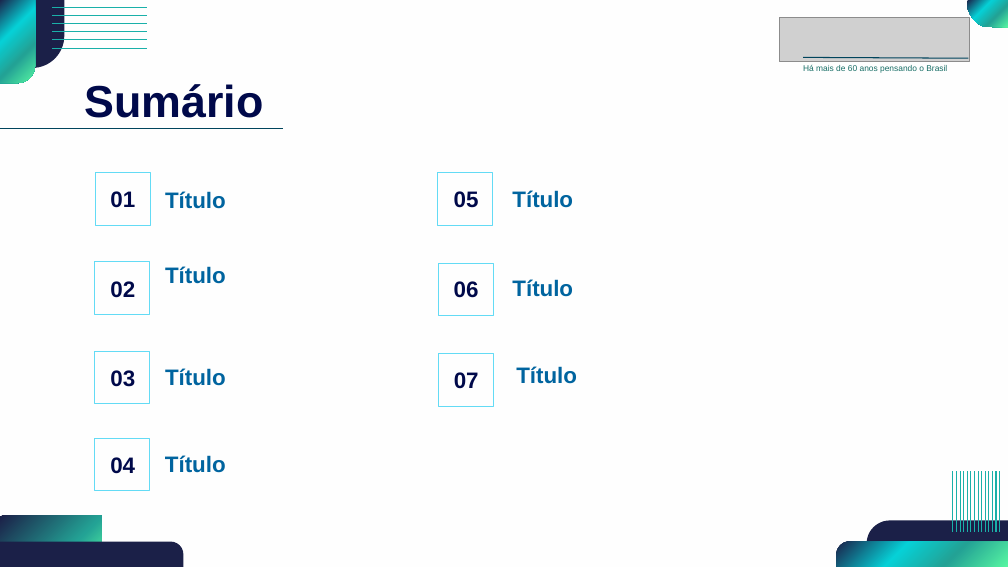
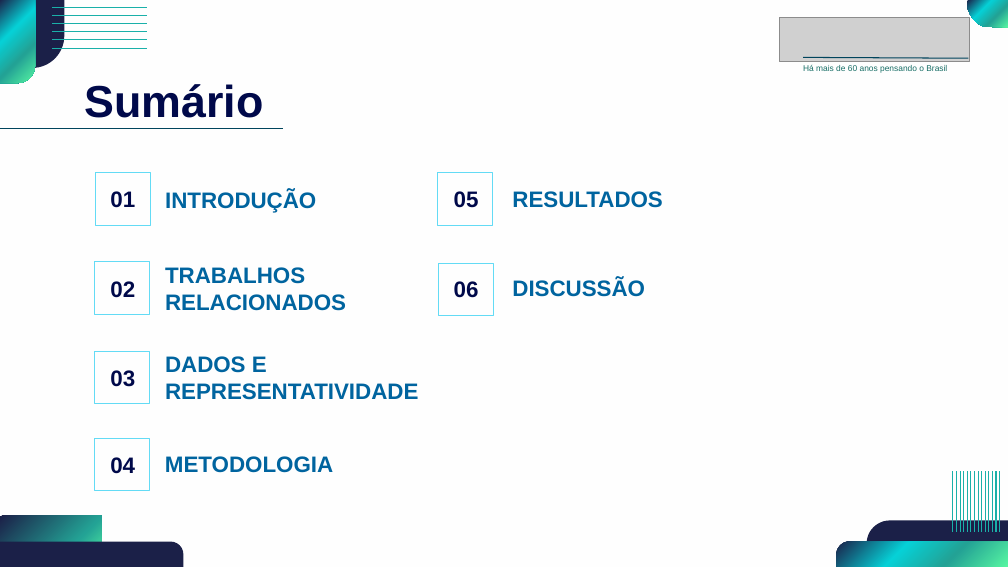
Before and after one commit to 0rakul0/NT_PF, a slide deck: slide 3 of artigo/apresentacao.pptx. Drawn at 1008x567 pixels with LibreOffice and Linux fonts; fonts in the diff are those of the drawing; grey boxes stand for pictures; background and template pictures are left out. Boxes give left, top, right and bottom in pixels: in the first picture for what was removed or moved away, otherwise in the second. Text is boxed around its words. In the diff, an @@ line names an element or a change of style, - is before the commit and + after.

Commit message:
att

```diff
--- a/artigo/apresentacao.pptx
+++ b/artigo/apresentacao.pptx
@@ subtitle at bbox=[165, 190, 316, 213]: text changed @@
-Título
+INTRODUÇÃO
@@ subtitle at bbox=[512, 191, 662, 208]: text changed @@
-Título
+RESULTADOS
@@ subtitle at bbox=[165, 267, 346, 311]: text changed @@
-Título
+TRABALHOS RELACIONADOS
@@ subtitle at bbox=[512, 279, 645, 297]: text changed @@
-Título
+DISCUSSÃO
@@ subtitle at bbox=[165, 356, 418, 400]: text changed @@
-Título
+DADOS E REPRESENTATIVIDADE
@@ rectangle removed at bbox=[438, 354, 494, 406] @@
@@ text removed at bbox=[454, 372, 479, 389] @@
-07
@@ text removed at bbox=[516, 366, 577, 384] @@
-Título
@@ subtitle at bbox=[165, 456, 333, 473]: text changed @@
-Título
+METODOLOGIA
```
Also in this commit, not shown: 6 other slides changed, 27 slides added, 4 slides removed.
